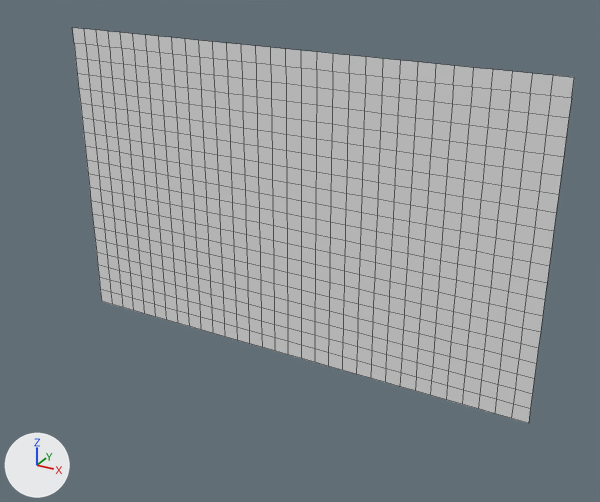
What one commit did to the OBJ model Assets/Tiled2Unity/Meshes/prototype2.obj.
One viewpoint serves both versions: a 50 mm camera at (124.0, -665.0, 135.0) aimed at (-250.0, 15.0, -204.0). Arrows for +X, +Y and +Z are at lower left; the lights stay in place. Mesh edges are drawn as thin lines. Where no turn or scale is listed for an object, it has been applied to the vertices.

The older version as bpy lines, for what is in view:
```python
me_prototype2 = bpy.data.meshes.new('prototype2')
me_prototype2.from_pydata(...)  # 693 vertices, 640 faces; spans x -512.0..0.0, y 0.0, z -320.0..0.0
ob_prototype2 = bpy.data.objects.new('prototype2', me_prototype2)
ob_prototype2.location = (0.0, 0.0, 0.0)
```
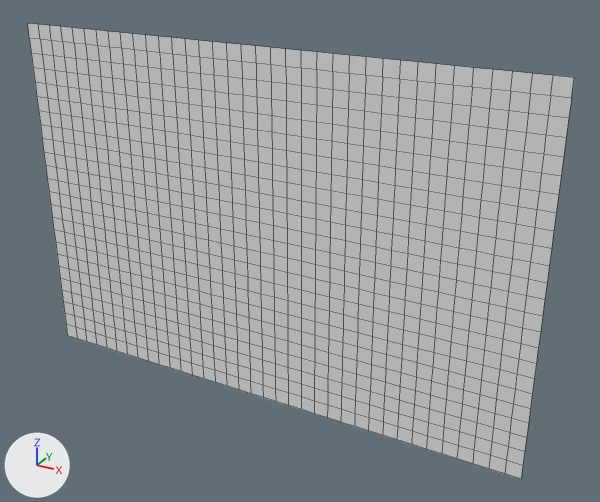
Where the change shows, as pixel boxes [x1, y1, x2, y2] in the pictures (600 x 502 px):
'prototype2', reshaped (9% wider, 15% taller)
    before: [73, 28, 574, 423]
    after: [28, 23, 574, 479]
part 1 of me_prototype2, added
    after: [28, 23, 529, 479]

The change in detail:
me_prototype2 is used by ob_prototype2; location (0.0, 0.0, 0.0).
me_prototype2 had 693 vertices, 640 faces and spanned x -512.0..0.0, y 0.0, z -320.0..0.0.
me_prototype2 now has 925 vertices, 864 faces and spans x -576.0..0.0, y 0.0, z -384.0..0.0.
Part 1, on me_prototype2:
33 new vertices lie (0.0, 0.0, -16.0) away from vertices in x -512.0..0.0, y 0.0, z -320.0.
33 new vertices lie (0.0, 0.0, -16.0) away from vertices in x -512.0..0.0, y 0.0, z -336.0.
33 new vertices lie (0.0, 0.0, -16.0) away from vertices in x -512.0..0.0, y 0.0, z -352.0.
33 new vertices lie (0.0, 0.0, -16.0) away from vertices in x -512.0..0.0, y 0.0, z -368.0.
25 new vertices lie (-16.0, 0.0, 0.0) away from vertices in x -512.0, y 0.0, z -384.0..0.0.
25 new vertices lie (-16.0, 0.0, 0.0) away from vertices in x -528.0, y 0.0, z -384.0..0.0.
25 new vertices lie (-16.0, 0.0, 0.0) away from vertices in x -544.0, y 0.0, z -384.0..0.0.
25 new vertices lie (-16.0, 0.0, 0.0) away from vertices in x -560.0, y 0.0, z -384.0..0.0.
224 new faces join them.
